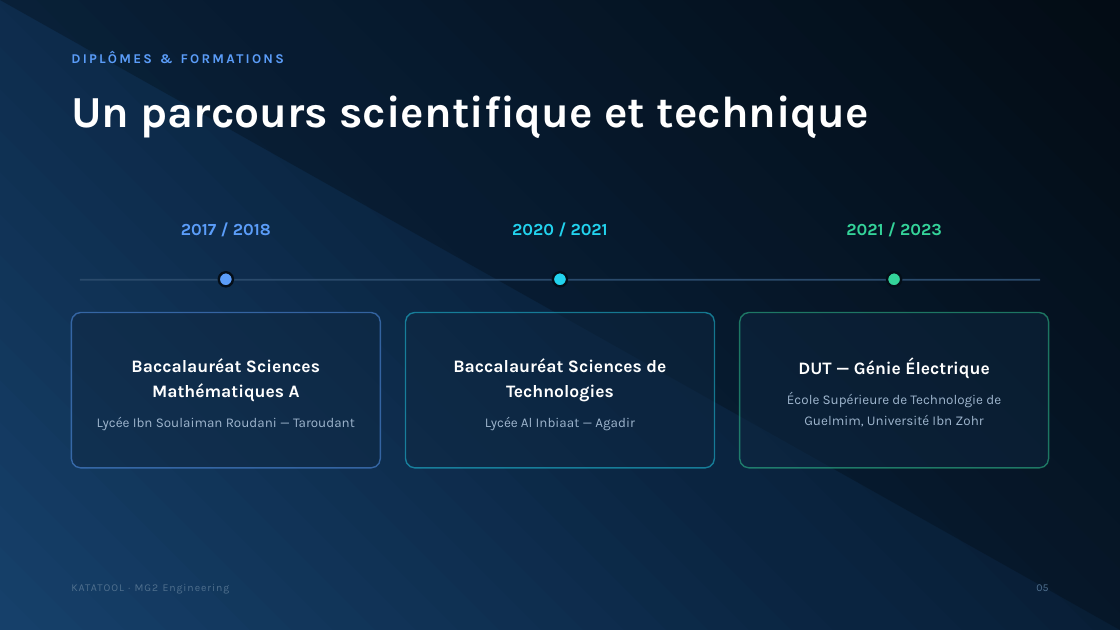
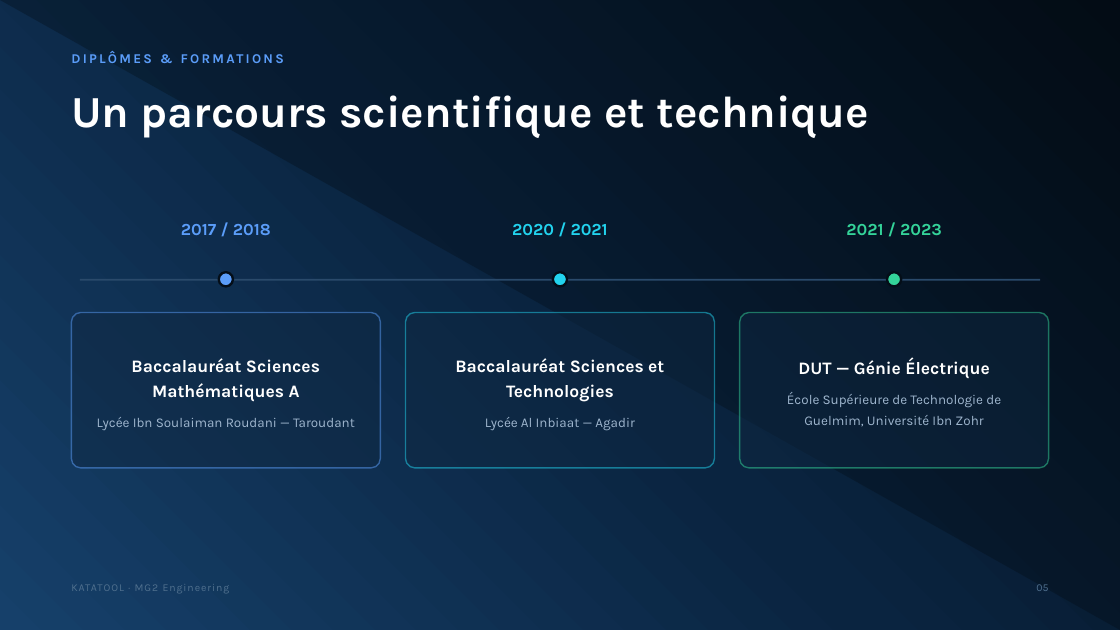
Before and after one commit to OUBELLA22/PLM, a slide deck: slide 5 of soutenance/KATATOOL_Soutenance_Youssef_OUBELLA.pptx. Drawn at 1120x630 pixels with LibreOffice and Linux fonts; fonts in the diff are those of the drawing. Boxes give left, top, right and bottom in pixels: in the first picture for what was removed or moved away, otherwise in the second. Text is boxed around its words. In the diff, an @@ line names an element or a change of style, - is before the commit and + after.

```diff
--- a/soutenance/KATATOOL_Soutenance_Youssef_OUBELLA.pptx
+++ b/soutenance/KATATOOL_Soutenance_Youssef_OUBELLA.pptx
@@ text in rounded rectangle at (455,358,664,402): text changed @@
-Baccalauréat Sciences de Technologies
+Baccalauréat Sciences et Technologies
```
Also in this commit, not shown: 2 other slides changed, 2 slides added, 2 slides removed, 3 other files.
